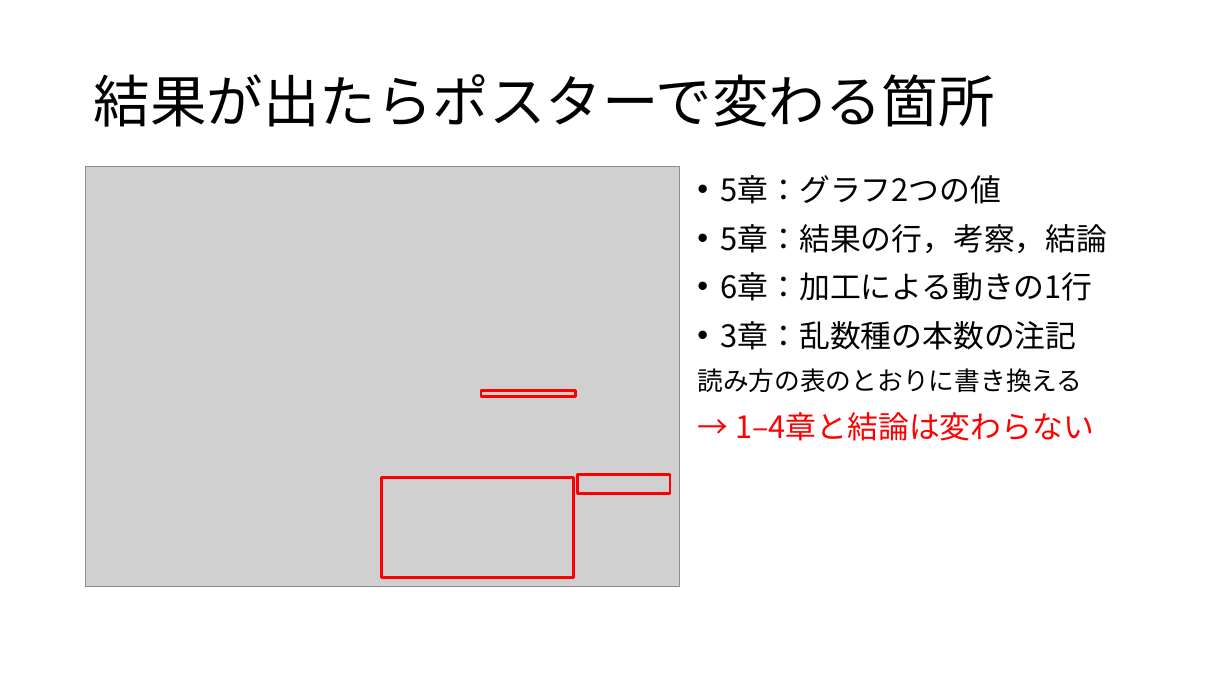
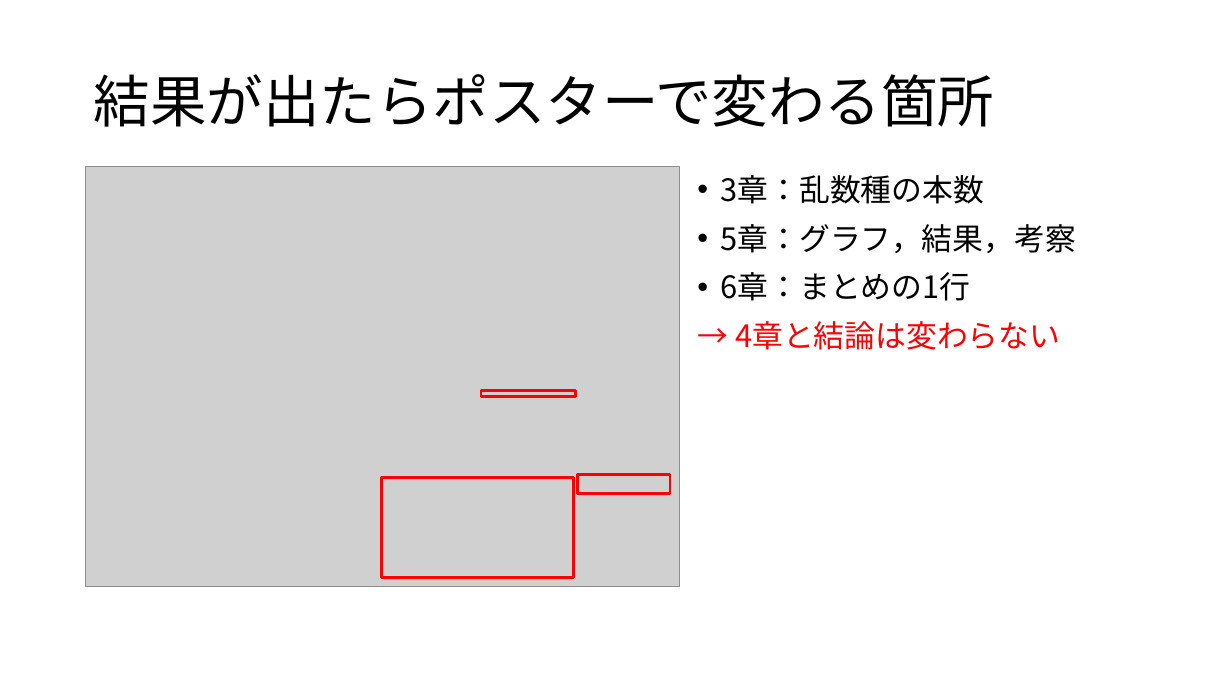
Before and after one commit to tomoking2004/cotar, a slide deck: slide 5 of presentations/20261106_進捗報告.pptx (slide 7 before the commit). Drawn at 1232x693 pixels with LibreOffice and Linux fonts; fonts in the diff are those of the drawing; grey boxes stand for pictures. Boxes give left, top, right and bottom in pixels: in the first picture for what was removed or moved away, otherwise in the second. Text is boxed around its words. In the diff, an @@ line names an element or a change of style, - is before the commit and + after.

Commit message:
docs: cut the seminar deck to six slides
- 資料：見積もりの式，乱数種ごとの値，読み方の分岐の表を外した
- 資料：3章の注記が変わるのに「1–4章は変わらない」と書いた誤りを直した
- principles.md：進捗報告は聴き手の判断に要るところまでで止める，を規定にした

```diff
--- a/presentations/20261106_進捗報告.pptx
+++ b/presentations/20261106_進捗報告.pptx
@@ text at box(721, 175, 1076, 350): text changed @@
-• 5章：グラフ2つの値
-• 5章：結果の行，考察，結論
-• 6章：加工による動きの1行
-• 3章：乱数種の本数の注記
-読み方の表のとおりに書き換える
-→ 1–4章と結論は変わらない
+• 3章：乱数種の本数
+• 5章：グラフ，結果，考察
+• 6章：まとめの1行
+→ 4章と結論は変わらない
```
Also in this commit, not shown: 4 other slides changed, 3 slides removed, 1 other file.
